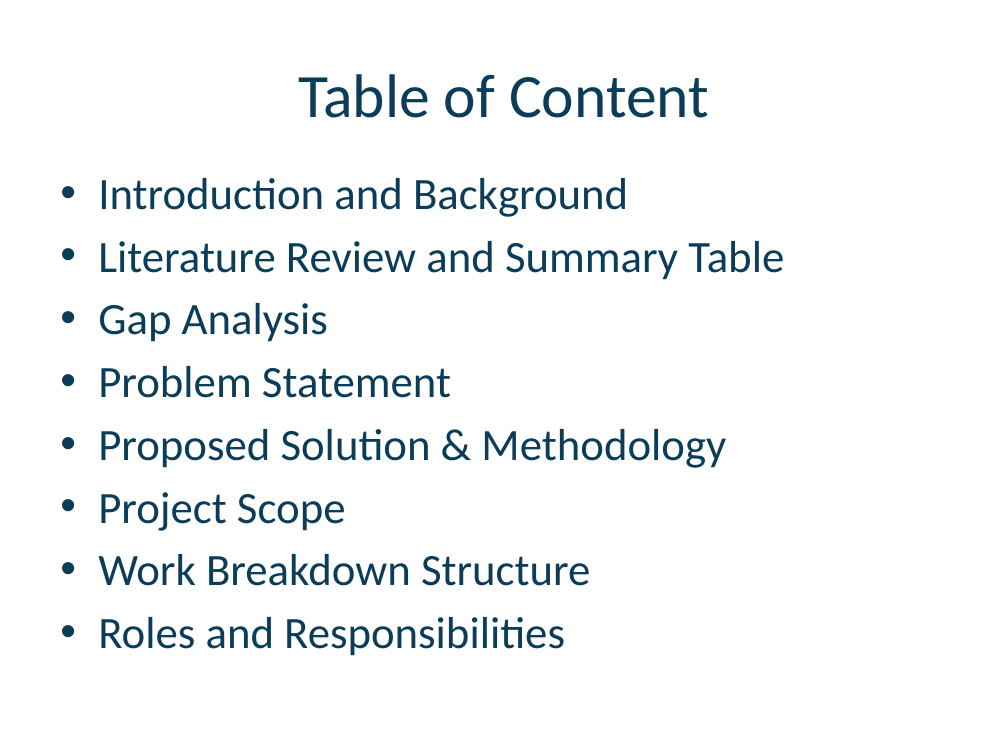
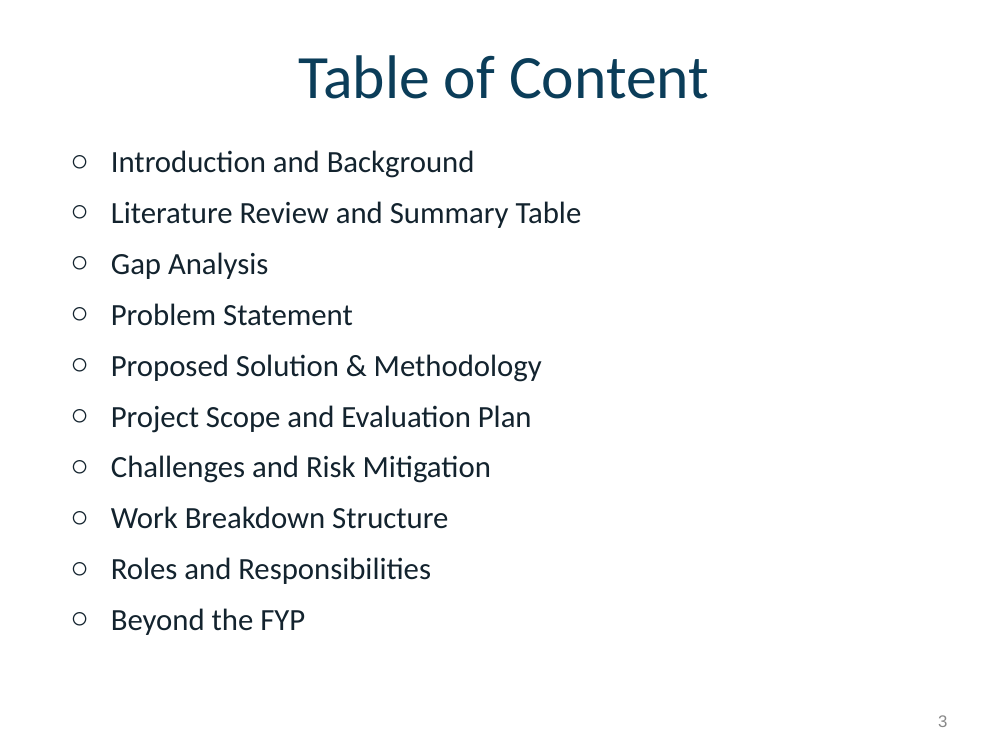
Before and after one commit to Jaffar-Kazmi/GLANCE, a slide deck: slide 3 of docs/proposal/slides.pptx. Drawn at 1008x756 pixels with LibreOffice and Linux fonts; fonts in the diff are those of the drawing; background and template pictures are left out. Boxes give left, top, right and bottom in pixels: in the first picture for what was removed or moved away, otherwise in the second. Text is boxed around its words. In the diff, an @@ line names an element or a change of style, - is before the commit and + after.

```diff
--- a/docs/proposal/slides.pptx
+++ b/docs/proposal/slides.pptx
@@ title "Table of Content" moved from (x1=298, y1=74, x2=709, y2=118) to (x1=298, y1=55, x2=709, y2=99) @@
@@ text "Introduction and Background" moved from (x1=98, y1=178, x2=784, y2=656) to (x1=111, y1=150, x2=582, y2=635) @@
@@ text at (x1=111, y1=150, x2=582, y2=584): size 32 to 22 pt, text colour #0B3D59 to #13232E in "Introduction and Background", "Literature Review and Summary Table", "Gap Analysis", "Problem Statement" and 3 more places; alignment left to justified; bullet • to ○; line spacing 1 to 1.15; more space between paragraphs; bullet colour #0B3D59 to #13232E @@
@@ text at (x1=111, y1=405, x2=532, y2=483): text changed; size 32 to 22 pt; text colour #0B3D59 to #13232E @@
-• Project Scope
+○ Project Scope and Evaluation Plan
+○ Challenges and Risk Mitigation
@@ text at (x1=111, y1=608, x2=305, y2=635): paragraph added @@
+○ Beyond the FYP
@@ page number added at (x1=938, y1=715, x2=947, y2=727), 12 pt, text #888888 @@
+3
```
Also in this commit, not shown: 24 other slides changed, 5 slides added, 1 slide removed.
